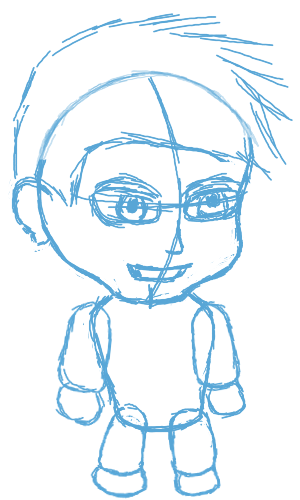
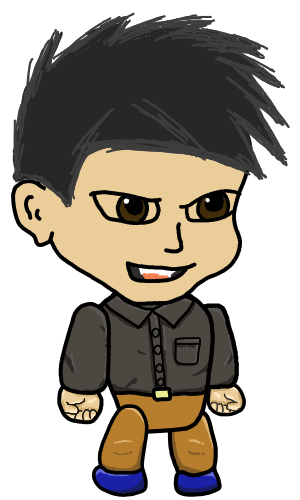
Revision of a layered 300×500 image; what changed, layer by layer:
added group "Sprites" with 34 layers above "Construction" over [8, 12, 293, 499]
added group "Head" (1st of 3, in "Sprites") with 8 layers in group "Sprites" over [8, 12, 293, 499]
added group "Hair" (1st of 2, in "Sprites" › "Head") with 2 layers in group "Head" over [8, 12, 293, 256]
added layer "Linework" (1st of 3, in "Sprites" › "Head" › "Hair") in group "Hair" over [8, 12, 293, 256]
added layer "Base Color" (1st of 7, in "Sprites" › "Head" › "Hair") in group "Hair" over [8, 12, 293, 256]
added group "Eyes" with 2 layers in group "Head" over [64, 128, 256, 256]
added layer "Linework" (3rd of 3, in "Sprites" › "Head") in group "Head" over [8, 64, 256, 320]
added layer "Base Color" (2nd of 7, in "Sprites" › "Head") in group "Head" over [8, 12, 293, 499]
added group "Arm R" (1st of 3, in "Sprites") with 4 layers in group "Sprites" over [8, 12, 293, 499]
added layer "Base Color" (3rd of 7, in "Sprites" › "Arm R") in group "Arm R" over [8, 12, 293, 499]
added group "Body" (1st of 2, in "Sprites") with 4 layers in group "Sprites" over [64, 256, 246, 448]
added layer "Line Work" (3rd of 5, in "Sprites" › "Body") in group "Body" over [64, 256, 246, 448]
added layer "Highlight" (3rd of 5, in "Sprites" › "Body") in group "Body" over [64, 256, 246, 448]
added layer "Shadow" (3rd of 5, in "Sprites" › "Body") in group "Body" over [64, 256, 246, 448]
added layer "Base Color" (5th of 7, in "Sprites" › "Body") in group "Body" over [64, 256, 246, 448]
added group "Arm L" (1st of 3, in "Sprites") with 4 layers in group "Sprites" over [8, 12, 293, 499]
added layer "Base Color" (6th of 7, in "Sprites" › "Arm L") in group "Arm L" over [8, 12, 293, 499]
hid group "Construction" (17 layers) over [8, 12, 293, 499]
painted on "Body" (2nd of 2, in "Construction" › "Paint") over [64, 256, 246, 448]
…and 18 more changes (18 added)
